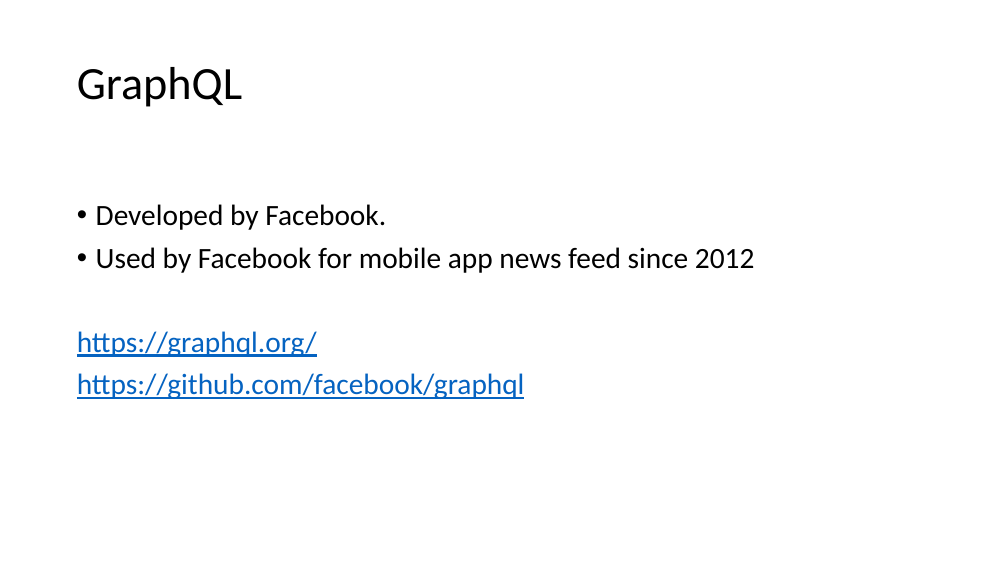
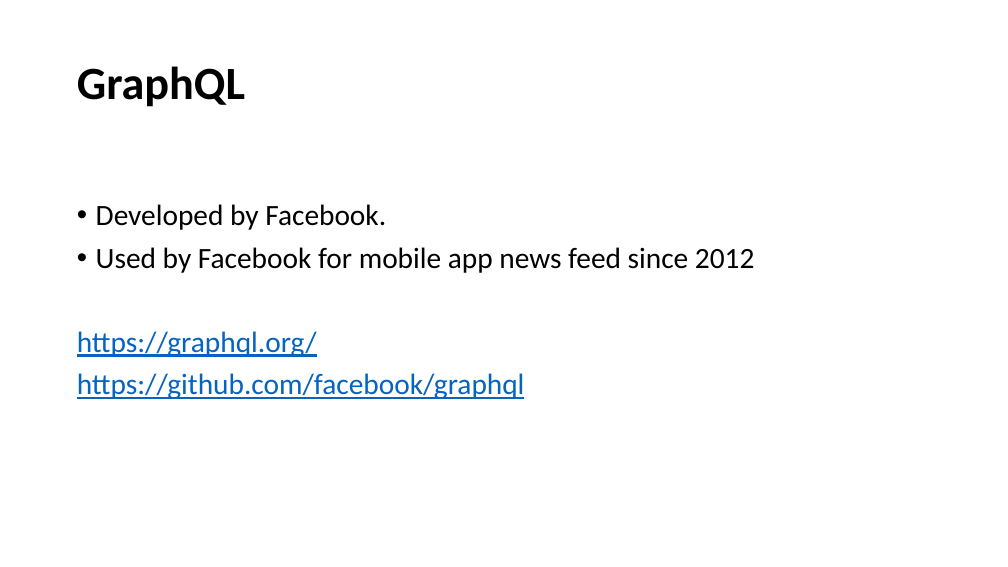
Before and after one commit to arunprabug/graphql-demo, a slide deck: slide 13 of GraphQL-Introduction.pptx (slide 12 before the commit). Drawn at 1008x567 pixels with LibreOffice and Linux fonts; fonts in the diff are those of the drawing. Boxes give left, top, right and bottom in pixels: in the first picture for what was removed or moved away, otherwise in the second. Text is boxed around its words. In the diff, an @@ line names an element or a change of style, - is before the commit and + after.

```diff
--- a/GraphQL-Introduction.pptx
+++ b/GraphQL-Introduction.pptx
@@ title "GraphQL" at [77,66,245,107]: bold on @@
```
Also in this commit, not shown: 20 other slides changed, 23 slides added, 1 slide removed.
